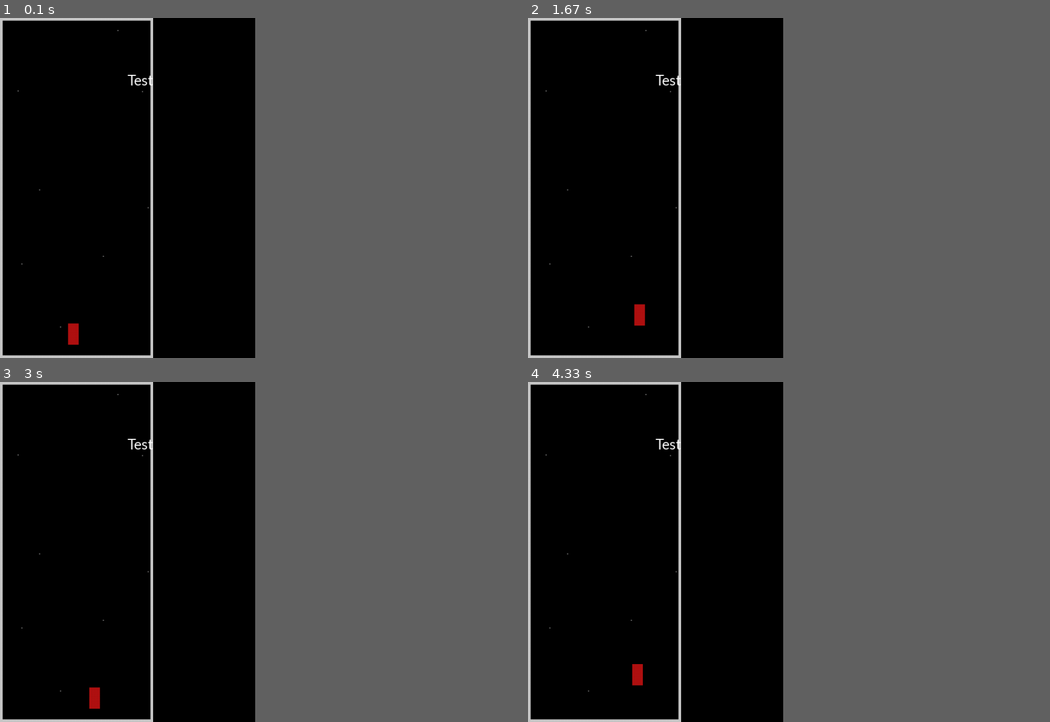
Above: before the commit, frames 1-4 (two rows, left to right).
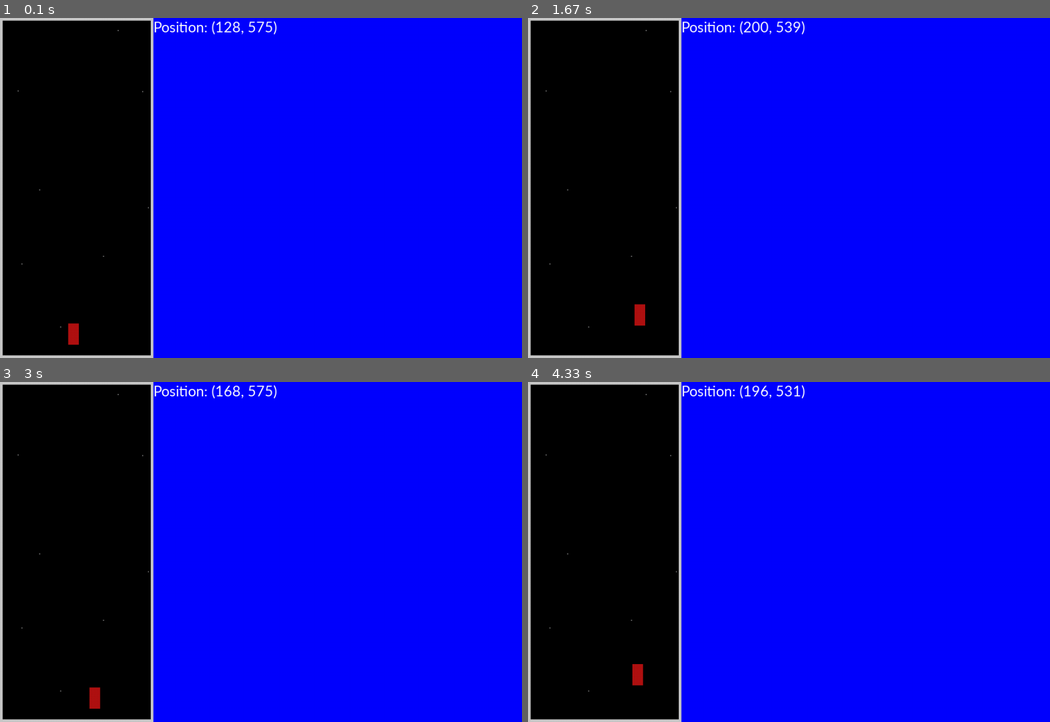
Above: after the commit, the same moments.

Repository: Hoshiiiet/pygame-Blasters
Game: pygame game, started from game.py
The game is run twice, just before and just after one commit, with the same random seed, the same clock (stepped at 60 frames per second) and the same inputs.
Inputs:
- Up to frame 1 (0.1 s): no input
- Up to frame 2 (1.67 s): tap Enter at 0.33 s; hold D 0.67-1.13 s; hold W 1.17-1.47 s; hold D from 1.5 s (still down)
- Up to frame 3 (3 s): release D at 1.97 s; hold A 2-2.53 s; hold S 2.57-2.87 s; hold A from 2.9 s (still down)
- Up to frame 4 (4.33 s): release A at 3.3 s; hold W 3.33-3.7 s; hold D from 3.73 s (still down)
The window is 440x587 before the commit and 900x587 after it. Grey fills any space a smaller window leaves; there, only what the larger window draws over its background counts as a difference.

The runs differ from the first frame. In frame 1, 20% of the frame differs, in the area x 13-53%, y 0-100%; in frame 2, 20%, in the area x 19-53%, y 0-100%; in frame 3, 20%; in frame 4, 20%.

Commit message:
Displaying Text position in GUI

Diff:
--- a/config.py
+++ b/config.py
@@ -11,9 +11,13 @@
 playerPos = (128, 575)
 
 # Window Size
-screenWidth = 480
+screenWidth = 980
 screenHeight = 640
 
 # Game Area Size
 areaSize = 288
 space = 256
+
+# GUI Area
+guiSize =   screenWidth - areaSize
+guiPosition = (areaSize, 0)
--- a/game.py
+++ b/game.py
@@ -16,6 +16,7 @@
 
         # GAMESPACE DISPLAY can be adjusted adjusted independently
         self.display = pygame.Surface((areaSize,  screenHeight))
+        self.guiDisplay = pygame.Surface((guiSize, screenHeight))
 
         self.clock = pygame.time.Clock()
         self.movement = [False, False, False, False]
@@ -26,9 +27,7 @@
         self.gameSpace = GameArea(self.display)
         self.bg = pygame.image.load('misc/img/bg.png')
 
-
         self.font = pygame.font.SysFont('calibri', 30, italic = False, bold = False)
-        self.text = self.font.render('Test render', True, (255,255,255))
 
     def run(self) -> None:
         while True:
@@ -40,7 +39,12 @@
                                self.movement[3] - self.movement[2]))
             self.plane.render(self.display) ## Render the plane in the Game Space
 
-            self.display.blit(self.text,(screenWidth/2,100))
+
+            # Just example in GUI
+            self.guiDisplay.fill((0 ,0 ,255)) #Display blue on this area
+            self.text = self.font.render(f"Position: {self.plane.pos}", True, (255,255,255))
+            self.guiDisplay.blit((self.text), (0,0))
+
 
             for event in pygame.event.get():
                 if event.type == pygame.QUIT:
@@ -69,6 +73,7 @@
 
 
             self.screen.blit(self.display, (0, 0)) ## Render the gamespace inside the window
+            self.screen.blit(self.guiDisplay, guiPosition) ## Render GUI Space inside the screen window
             pygame.display.update()
             self.clock.tick(30)
 
